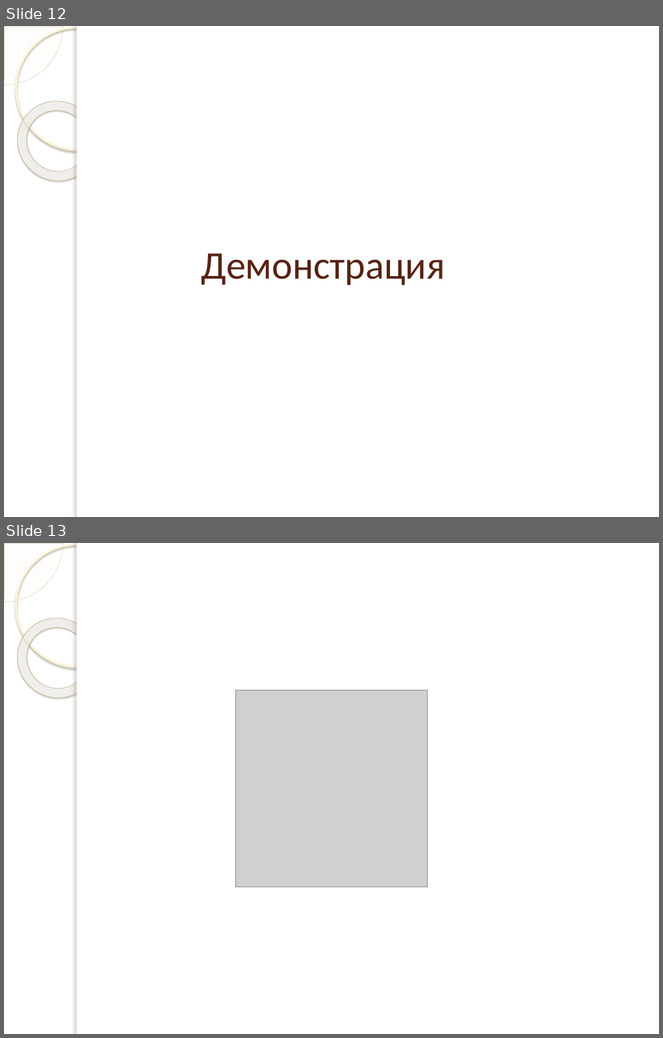
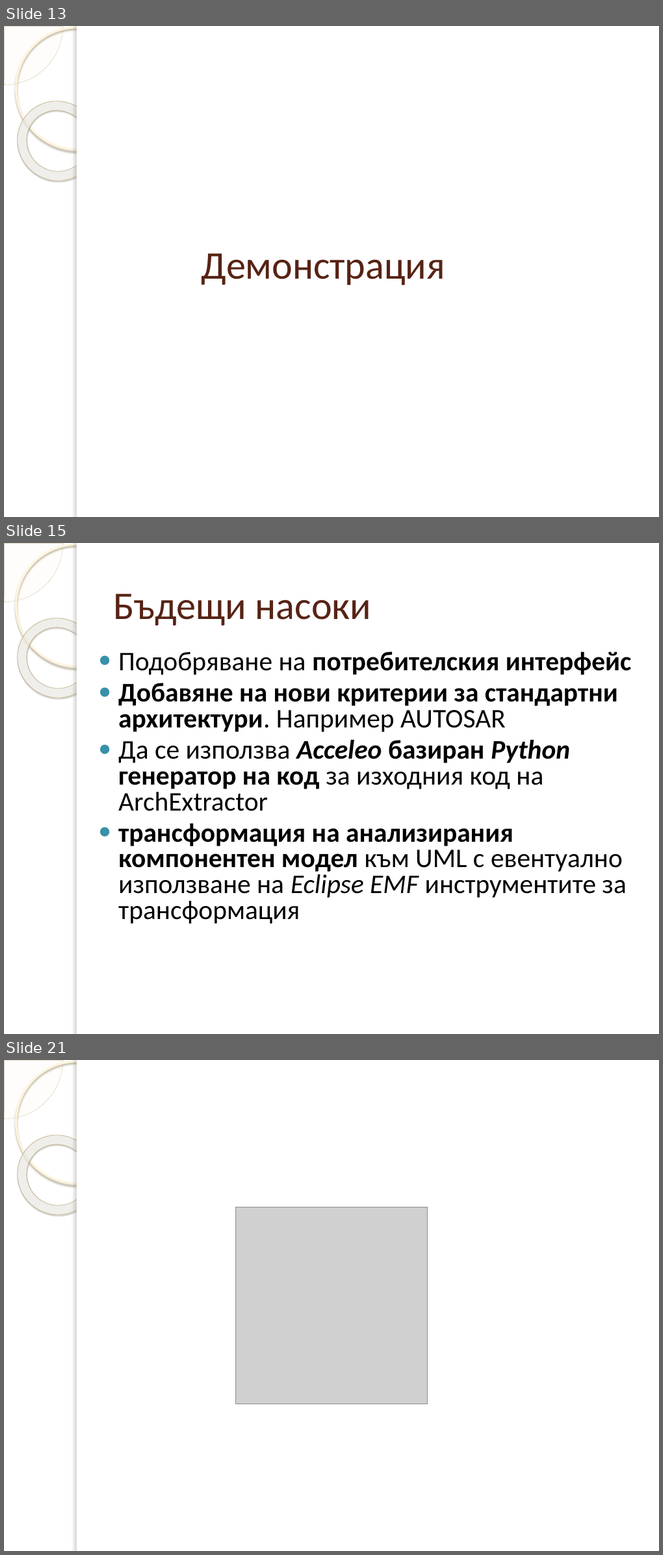
Before and after one commit to dmanev/ArchExtractor, a slide deck: ArchExtractor/doc/Presentation.pptx. Shown one above the other, each under a label of ours: slides 12 and 13 before the commit, slides 13, 15 and 21 after it; the slides between them are not shown. The pictures are 663x1038 and 663x1555 pixels, drawn with LibreOffice and Linux fonts; fonts in the diff are those of the drawing; grey boxes stand for pictures; background and template pictures are left out. Boxes give left, top, right and bottom in pixels: in the first picture for what was removed or moved away, otherwise in the second. Text is boxed around its words. In the diff, an @@ line names an element or a change of style, - is before the commit and + after.

```diff
--- a/ArchExtractor/doc/Presentation.pptx
+++ b/ArchExtractor/doc/Presentation.pptx
@@ slide 15 added at box(4, 543, 659, 1034), background picture (left out); not listed: 5 template elements that a slide beside it also shows @@
@@ title added at box(113, 594, 372, 626), 43 pt, text #572314 @@
+Бъдещи насоки
@@ text added at box(118, 652, 632, 924), 29.6 pt, text #000000, bold @@
+● Подобряване на потребителския интерфейс
+● Добавяне на нови критерии за стандартни архитектури. Например AUTOSAR
+● Да се използва Acceleo базиран Python генератор на код за изходния код на ArchExtractor
+● трансформация на анализирания компонентен модел към UML с евентуално използване на Eclipse EMF инструментите за трансформация
@@ what was slide 12 is now slide 13 @@
@@ what was slide 13 is now slide 21 @@
```
Also in this commit, not shown: 6 slides changed, 7 other slides added, 3 other files.
